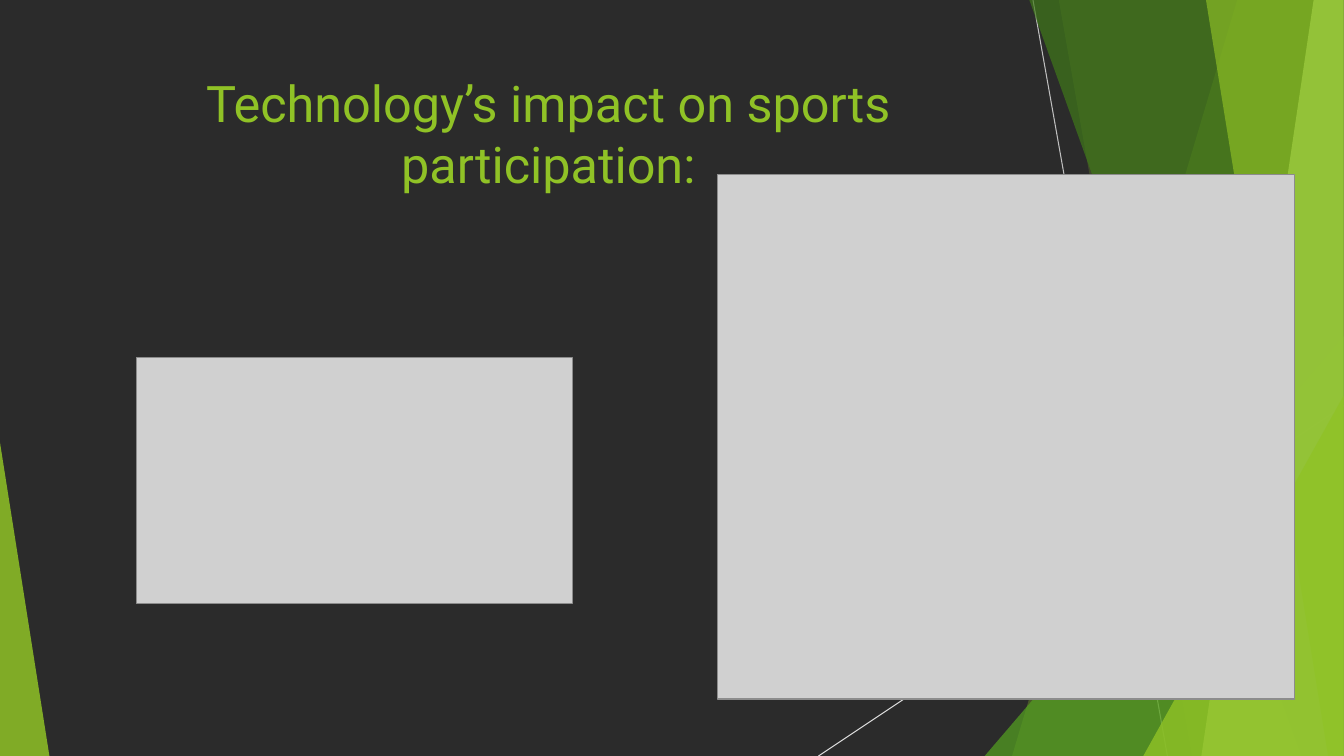
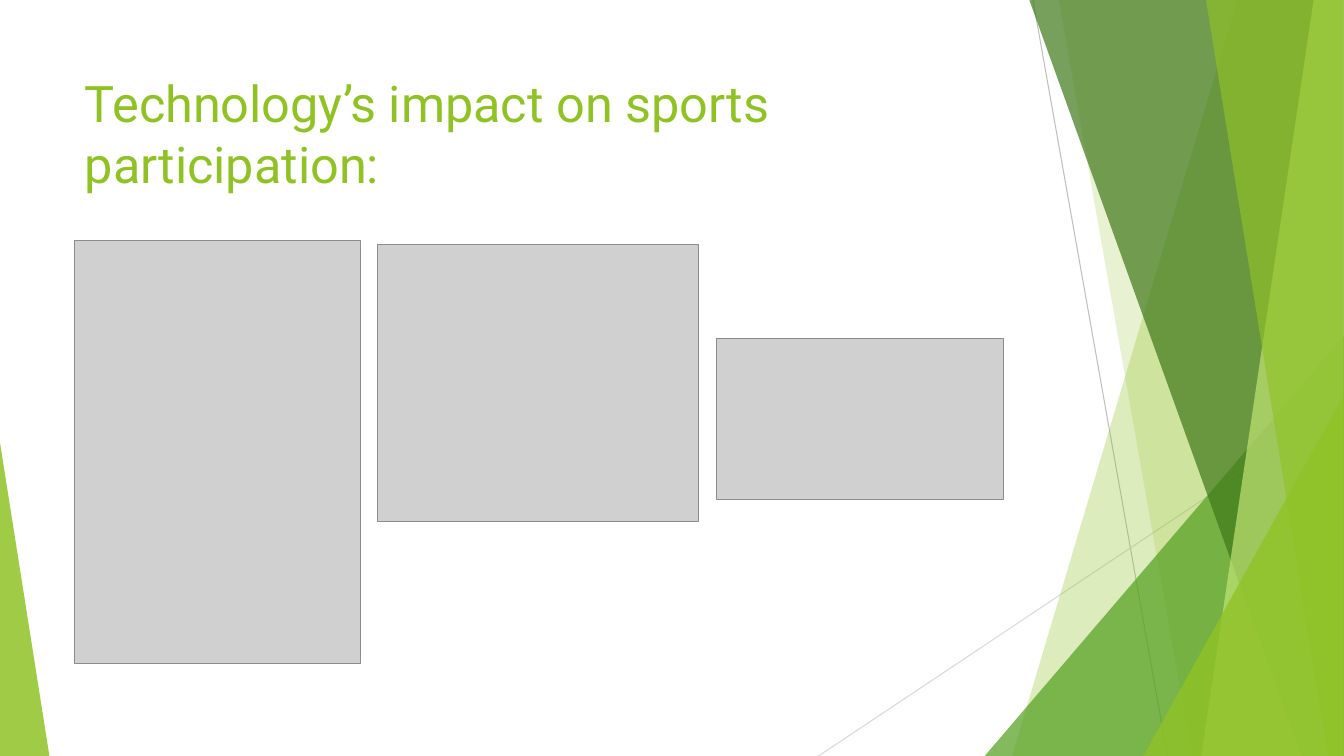
Before and after one commit to gpasley/uncc-group4-project1, a slide deck: slide 10 of The Technology that Changed the World.pptx. Drawn at 1344x756 pixels with LibreOffice and Linux fonts; fonts in the diff are those of the drawing; grey boxes stand for pictures; background and template pictures are left out; a plain dark background stands for a picture behind light text. Boxes give left, top, right and bottom in pixels: in the first picture for what was removed or moved away, otherwise in the second. Text is boxed around its words. In the diff, an @@ line names an element or a change of style, - is before the commit and + after.

```diff
--- a/The Technology that Changed the World.pptx
+++ b/The Technology that Changed the World.pptx
@@ background picture (left out) to #FFFFFF @@
@@ title "Technology’s impact on sports participation:" at (85,84,769,194): alignment centre to left @@
@@ picture: place and size @@
-picture at (718,174,1295,700)
+picture at (75,241,361,663)
@@ picture added at (377,245,699,521) @@
@@ picture: place and size @@
-picture at (137,358,573,603)
+picture at (717,339,1003,500)
```
Also in this commit, not shown: 1 other slide changed, 1 slide added, 1 slide removed.
